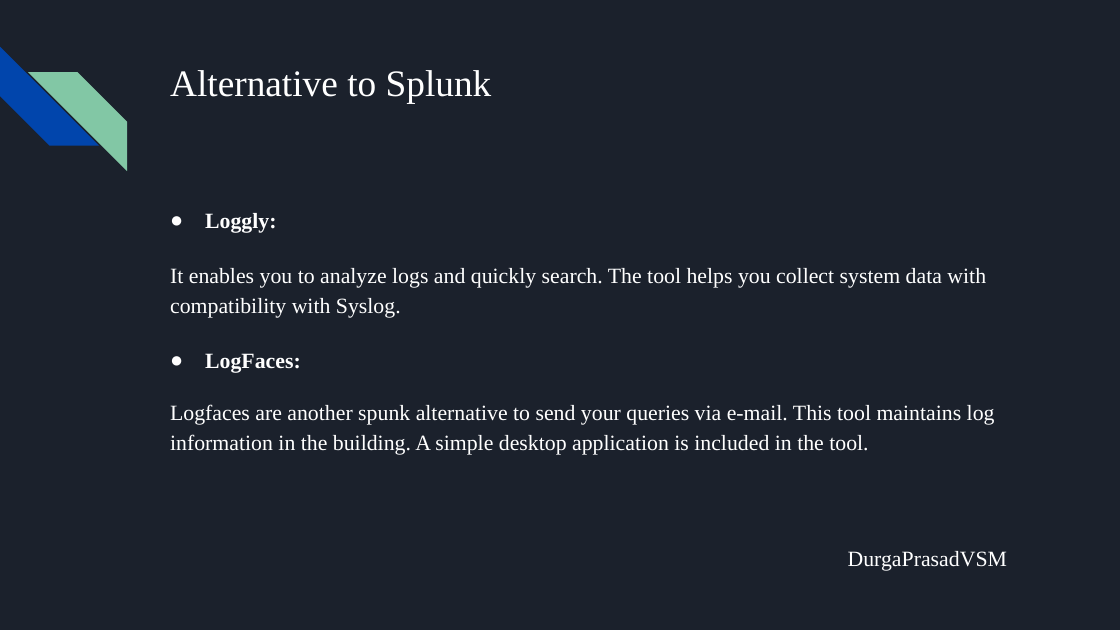
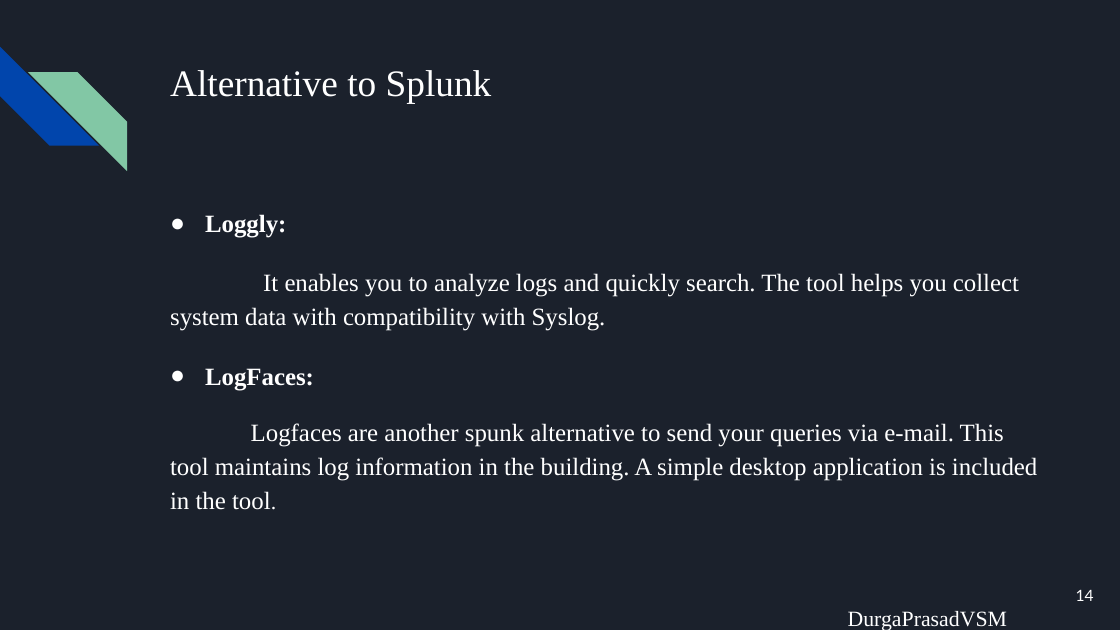
Before and after one commit to VSMDURGAPRASAD/splunk-project, a slide deck: slide 14 of docs/Splunk.pptx. Drawn at 1120x630 pixels with LibreOffice and Linux fonts; fonts in the diff are those of the drawing. Boxes give left, top, right and bottom in pixels: in the first picture for what was removed or moved away, otherwise in the second. Text is boxed around its words. In the diff, an @@ line names an element or a change of style, - is before the commit and + after.

Commit message:
Updated slides with Page alienation and Formatting

```diff
--- a/docs/Splunk.pptx
+++ b/docs/Splunk.pptx
@@ text at box(170, 214, 1037, 510): size 14 to 16 pt @@
@@ page number added at box(1076, 590, 1094, 601), 10 pt, text #FFFFFF @@
+14
```
Also in this commit, not shown: 17 other slides changed.
